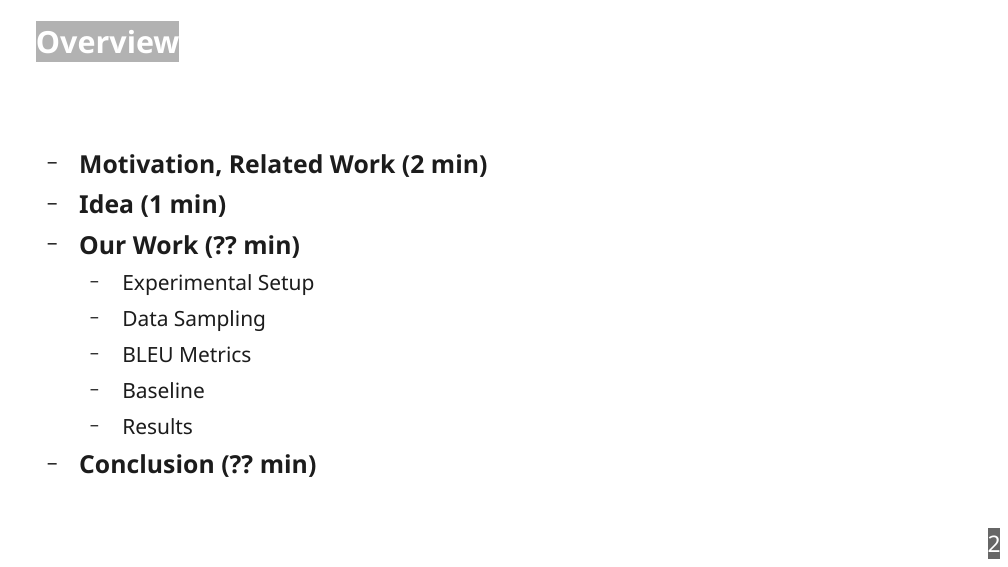
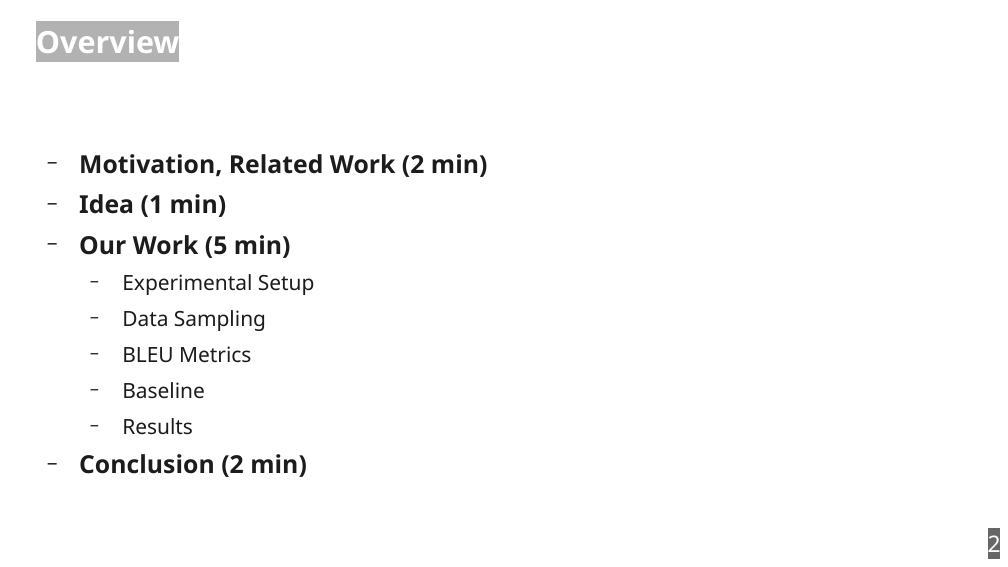
Before and after one commit to zouharvi/reference-mt-distill, a slide deck: slide 2 of meta/final_presentation.odp. Drawn at 1008x567 pixels with LibreOffice and Linux fonts; fonts in the diff are those of the drawing. Boxes give left, top, right and bottom in pixels: in the first picture for what was removed or moved away, otherwise in the second. Text is boxed around its words. In the diff, an @@ line names an element or a change of style, - is before the commit and + after.

```diff
--- a/meta/final_presentation.odp
+++ b/meta/final_presentation.odp
@@ text at <box>79,235,291,258</box>: text changed @@
-− Our Work (?? min)
+− Our Work (5 min)
@@ text at <box>79,454,307,477</box>: text changed @@
-− Conclusion (?? min)
+− Conclusion (2 min)
```
Also in this commit, not shown: 13 other slides changed.
